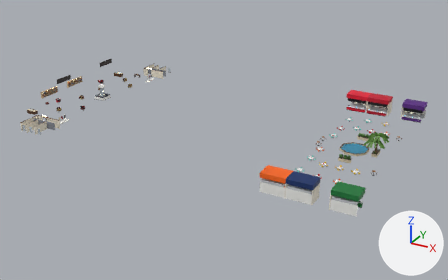
What one commit did to the glTF model assets/games/troll-ops/models/gl-wings.glb.
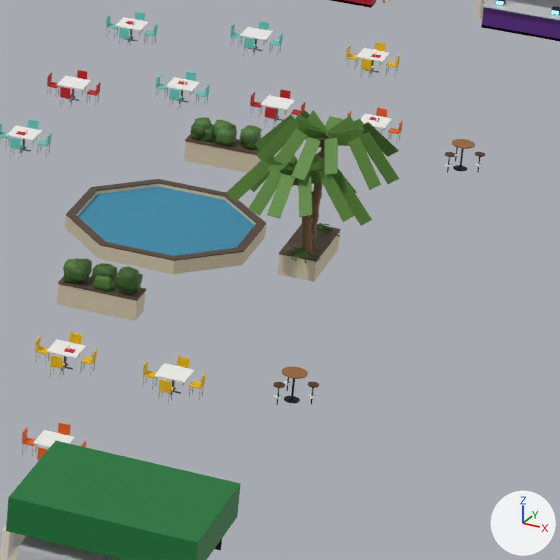
Each version is shown whole from a 50 mm camera at (84.8, -143.8, 66.7) aimed at (6.3, -1.1, -4.6), then close up on the part from 74% to 92% of the width and 41% to 71% of the height. Every picture has the same lights, and +X, +Y and +Z are marked at lower right. The older version's two pictures come first. Vertices at exactly the same position are counted once.

The scene before the commit, as lines of its bpy script (objects in view):
```python
me_gl_wings = bpy.data.meshes.new('gl-wings')
me_gl_wings.from_pydata(...)  # 20386 vertices, 33332 faces; spans x -54.9..55.0, y -32.0..32.0, z 0.0..9.0
# faces by material slot: [288, 192, 32852]
me_gl_wings.materials.append(mat_gs_lamp)
me_gl_wings.materials.append(mat_gs_screen)
me_gl_wings.materials.append(mat_gs_paint)
ob_gl_wings = bpy.data.objects.new('gl-wings', me_gl_wings)
ob_gl_wings.location = (0.0, 0.0, 0.0)
```
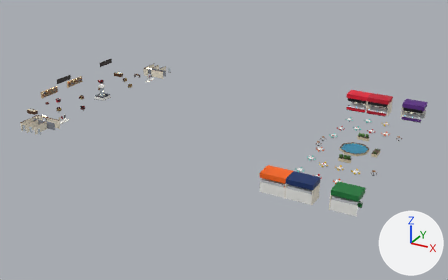
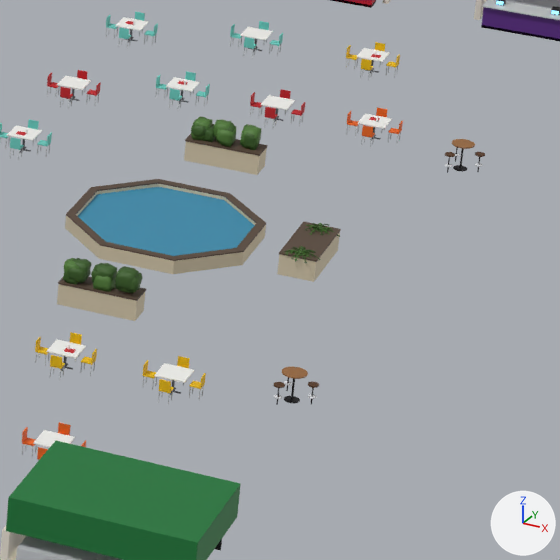
Location of each change, [x1, y1, x2, y2] in pixels of the close-ups (560 x 560 px; the box of a moved part takes in the faces that stretch with it):
part 1 of me_gl_wings, deleted (green)
    before: [226, 110, 399, 252]
part 2 of me_gl_wings, moved or reshaped
    before: [63, 117, 313, 293]
    after: [63, 117, 261, 293]

The edits, one by one:
me_gl_wings is used by ob_gl_wings; location (0.0, 0.0, 0.0).
me_gl_wings had 20386 vertices, 33332 faces and spanned x -54.9..55.0, y -32.0..32.0, z 0.0..9.0.
me_gl_wings now has 19538 vertices, 31916 faces and spans x -54.9..55.0, y -32.0..32.0, z 0.0..9.0.
me_gl_wings part 1: 69 loose pieces with 832 vertices, spanning x 46.8..52.7, y -3.6..2.0, z 0.0..5.9, are deleted.
me_gl_wings part 2: 251 vertices moved within x 42.6..49.9, y -8.1..8.1, z 0.9..1.8; 613 vertices removed from x 42.6..50.0, y -8.1..8.1, z 0.8..1.8; 597 vertices added at x 42.6..45.4, y -8.1..8.1, z 0.9..1.8.
Other edits to the shape of me_gl_wings do not show in these pictures.
